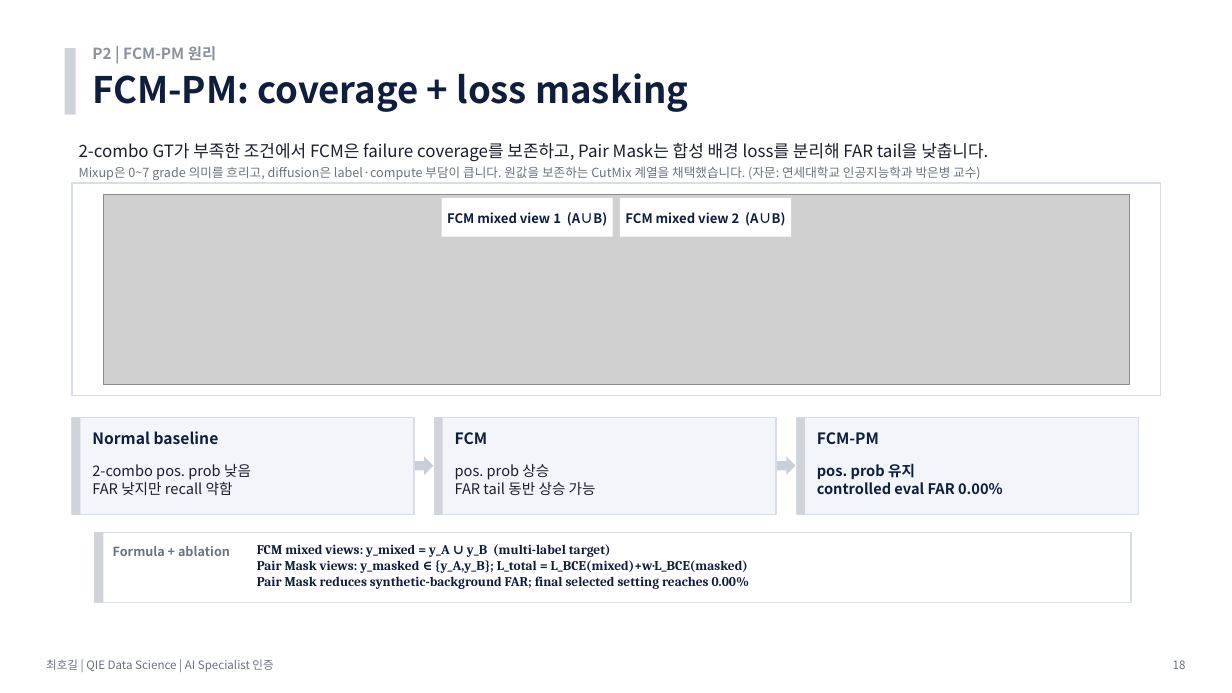
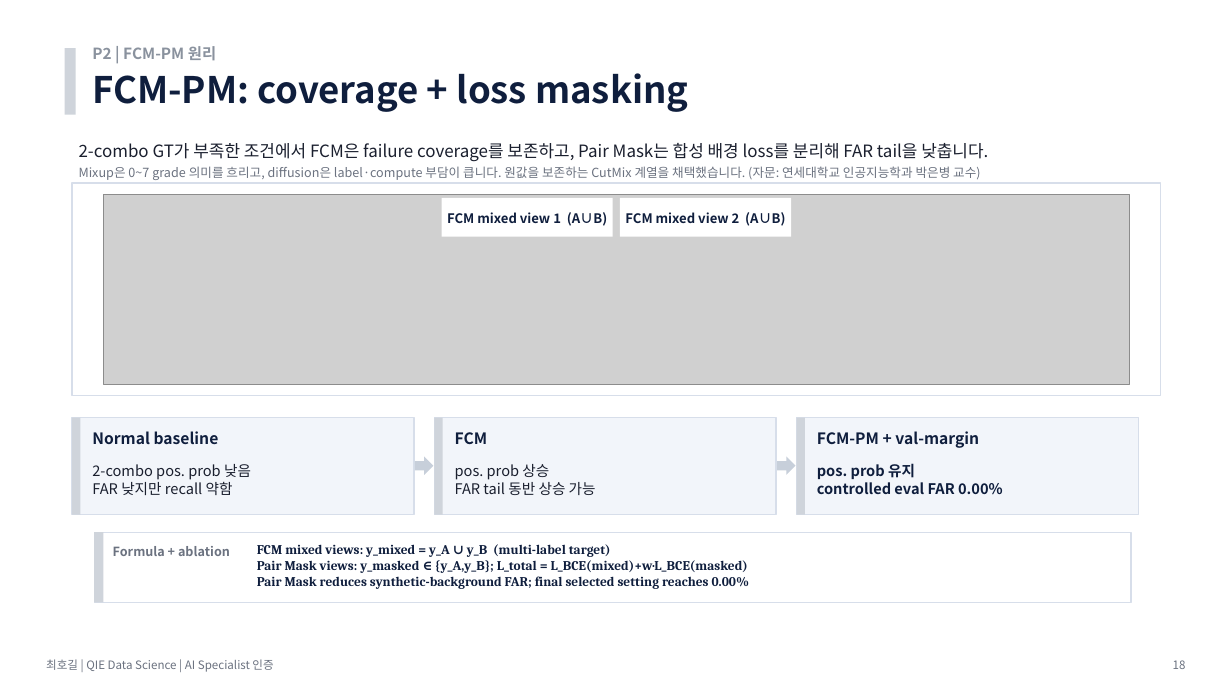
Before and after one commit to hogil/fbm_paper, a slide deck: slide 18 of recommendation/presentation/'26년 AI Specialist 면점 심사 자료_메모리사업부_최호길.pptx. Drawn at 1232x693 pixels with LibreOffice and Linux fonts; fonts in the diff are those of the drawing; grey boxes stand for pictures. Boxes give left, top, right and bottom in pixels: in the first picture for what was removed or moved away, otherwise in the second. Text is boxed around its words. In the diff, an @@ line names an element or a change of style, - is before the commit and + after.

```diff
--- a/recommendation/presentation/'26년 AI Specialist 면점 심사 자료_메모리사업부_최호길.pptx
+++ b/recommendation/presentation/'26년 AI Specialist 면점 심사 자료_메모리사업부_최호길.pptx
@@ text at <box>817,431,979,448</box>: text changed @@
-FCM-PM
+FCM-PM + val-margin
```
Also in this commit, not shown: 12 other slides changed, 2 other files.
